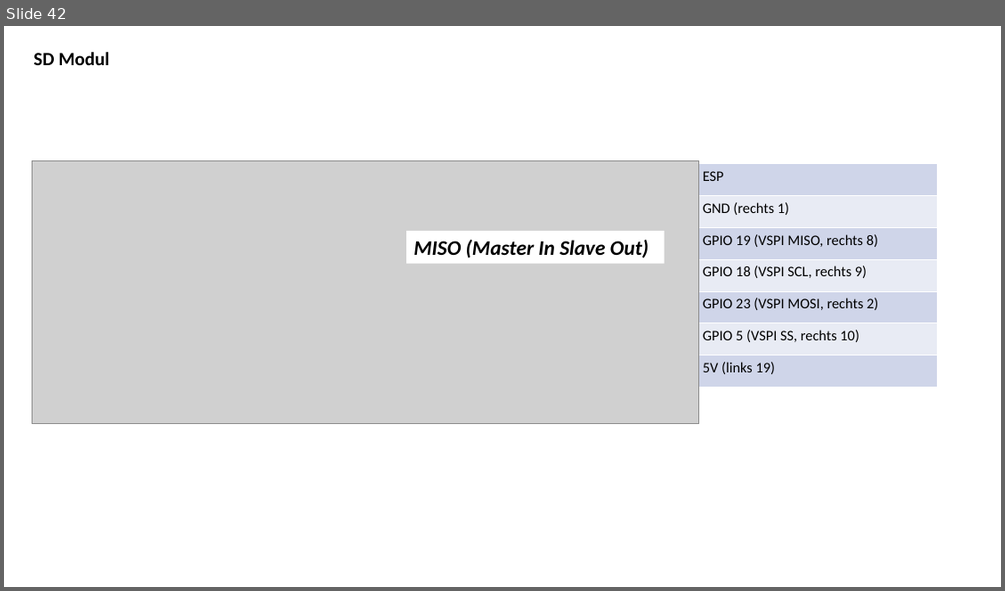
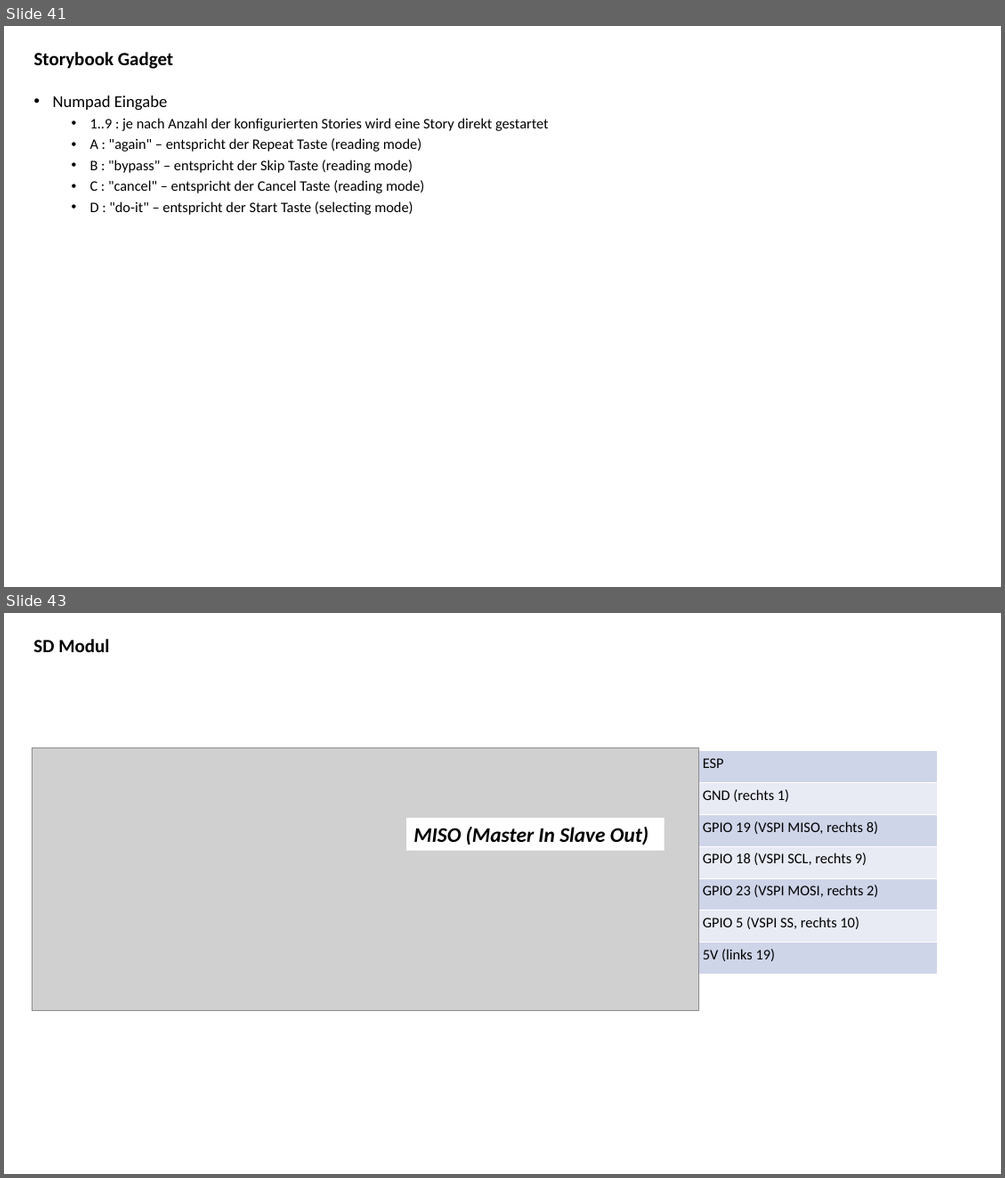
Before and after one commit to jeskes/activityboard, a slide deck: Activityboard.pptx. Shown one above the other, each under a label of ours: slide 42 before the commit, slides 41 and 43 after it; the slides between them are not shown. The pictures are 1005x591 and 1005x1178 pixels, drawn with LibreOffice and Linux fonts; fonts in the diff are those of the drawing; grey boxes stand for pictures. Boxes give left, top, right and bottom in pixels: in the first picture for what was removed or moved away, otherwise in the second. Text is boxed around its words. In the diff, an @@ line names an element or a change of style, - is before the commit and + after.

```diff
--- a/Activityboard.pptx
+++ b/Activityboard.pptx
@@ slide 41 added at (4,26,1001,587), background #FFFFFF @@
@@ title added at (34,52,173,69), 18 pt, text #000000, bold @@
+Storybook Gadget
@@ text added at (53,95,549,215), 14 pt, text #000000 @@
+• Numpad Eingabe
+  • 1..9 : je nach Anzahl der konfigurierten Stories wird eine Story direkt gestartet
+  • A : "again" – entspricht der Repeat Taste (reading mode)
+  • B : "bypass" – entspricht der Skip Taste (reading mode)
+  • C : "cancel" – entspricht der Cancel Taste (reading mode)
+  • D : "do-it" – entspricht der Start Taste (selecting mode)
@@ what was slide 42 is now slide 43 @@
```
Also in this commit, not shown: 5 slides changed, 1 other slide added, 17 other files.
